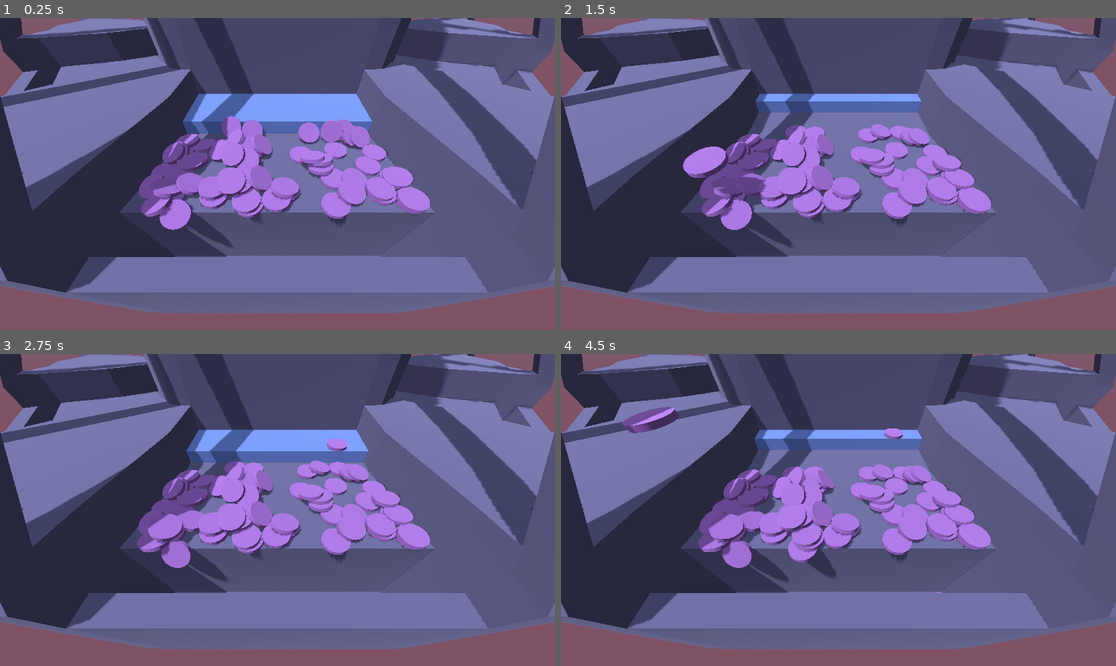
Above: before the commit, frames 1-4 (two rows, left to right).
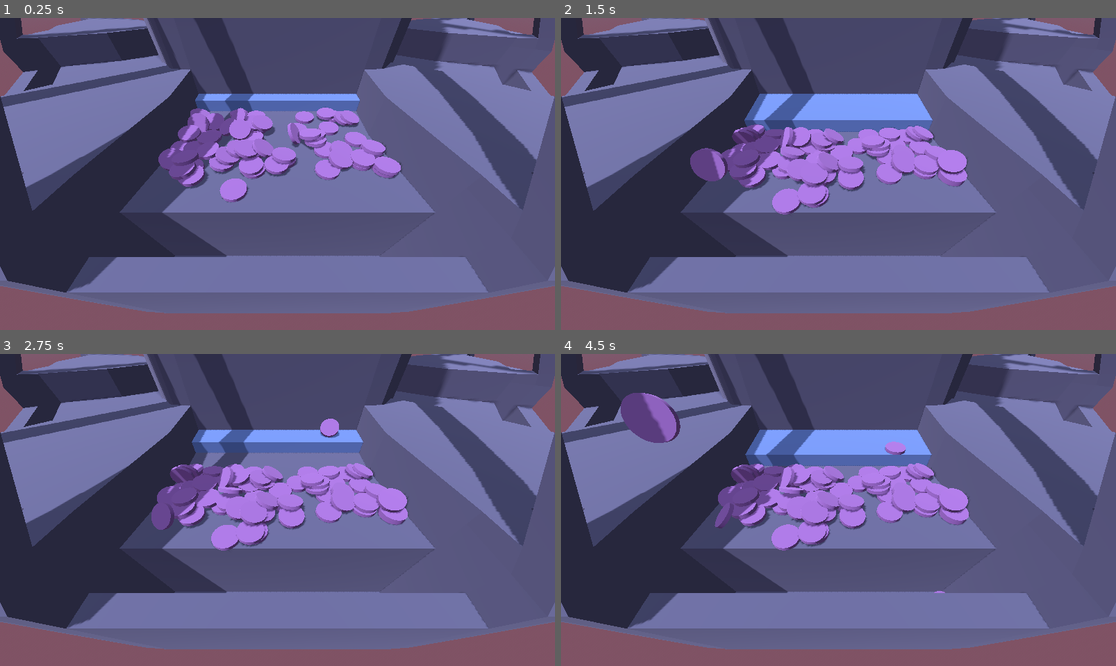
Above: after the commit, the same moments.

Repository: kennethbchen/Coin-Pusher-Game
Game: Godot game, scene res://Game.tscn
The game is run twice, just before and just after one commit, with the same random seed, the same clock (stepped at 60 frames per second) and the same inputs.
Inputs (mouse positions are in pixels of both pictures, inside the frame that each line leads up to):
- Up to frame 1 (0.25 s): no input
- Up to frame 2 (1.5 s): move the mouse to (960, 158) at 0.52 s; press the mouse at (960, 158) at 0.53 s; move the mouse to (727, 189) at 1.27 s; release the mouse at (727, 189) at 1.28 s; click (727, 189) at 1.35 s
- Up to frame 3 (2.75 s): move the mouse to (333, 441) at 2.02 s; press the mouse at (333, 441) at 2.03 s
- Up to frame 4 (4.5 s): move the mouse to (810, 572) at 2.77 s; release the mouse at (810, 572) at 2.78 s; click (810, 572) at 2.85 s; move the mouse to (1005, 556) at 3.52 s; press the mouse at (1005, 556) at 3.53 s; move the mouse to (672, 463) at 4.27 s; release the mouse at (672, 463) at 4.28 s; click (672, 463) at 4.35 s

The runs differ from the first frame. In frame 1, 12% of the frame differs, in the area x 25-78%, y 24-74%; in frame 2, 12%; in frame 3, 10%; in frame 4, 12%, in the area x 10-78%, y 12-77%.

Commit message:
Added editor visual for pusher

Diff:
--- a/Game.tscn
+++ b/Game.tscn
@@ -56,6 +56,11 @@
 script = ExtResource("1_ppn4k")
 token_scene = ExtResource("1_flwpa")
 
+[node name="SpawnPoints" type="Node3D" parent="."]
+
+[node name="Marker3D" type="Marker3D" parent="SpawnPoints"]
+transform = Transform3D(1, 0, 0, 0, 1, 0, 0, 0, 1, 3.25351, 1.82104, -10.9418)
+
 [node name="Env" type="Node" parent="."]
 
 [node name="WorldEnvironment" type="WorldEnvironment" parent="Env"]
@@ -80,7 +85,7 @@
 shape = SubResource("WorldBoundaryShape3D_5vig4")
 
 [node name="SpawnArea" type="CollisionShape3D" parent="."]
-transform = Transform3D(1, 0, 0, 0, 1, 0, 0, 0, 1, 0, 0.799474, -15.1753)
+transform = Transform3D(1, 0, 0, 0, 1, 0, 0, 0, 1, 0, 1.11078, -13.4664)
 shape = SubResource("BoxShape3D_ss8l5")
 disabled = true
 script = ExtResource("3_ly35t")
@@ -93,9 +98,9 @@
 material_override = ExtResource("6_iueic")
 
 [node name="Pusher" type="AnimatableBody3D" parent="Table"]
-transform = Transform3D(1, 0, 0, 0, 1, 0, 0, 0, 1, 0, 0.156359, -10.3774)
+transform = Transform3D(1, 0, 0, 0, 1, 0, 0, 0, 1, 0, 0.156, -8.277)
 script = ExtResource("3_usv3y")
-push_direction = Vector3(0, 0, 1)
+push_direction = Vector3(0, 0, -1)
 push_distance = 2.1
 push_frequency = 2.0
 metadata/_edit_group_ = true
@@ -106,6 +111,14 @@
 
 [node name="CollisionShape3D" type="CollisionShape3D" parent="Table/Pusher"]
 shape = SubResource("BoxShape3D_lwvvu")
+
+[node name="HintOffset" type="Marker3D" parent="Table/Pusher"]
+transform = Transform3D(1, 0, 0, 0, 1, 0, 0, 0, 1, 0, 0, -2.50326)
+gizmo_extents = 0.0
+
+[node name="PushHint" type="Marker3D" parent="Table/Pusher/HintOffset"]
+transform = Transform3D(2.169, 0, 0, 0, 0.001, 0, 0, 0, 0.001, 0, 0, -2.1)
+gizmo_extents = 2.3
 
 [node name="Colliders" type="Node3D" parent="Table"]
 transform = Transform3D(1, 0, 0, 0, 1, 0, 0, 0, 1, 0, 0, -7.43038)
@@ -156,10 +169,11 @@
 metadata/_edit_group_ = true
 
 [node name="CollisionShape3D" type="CollisionShape3D" parent="Table/Colliders/Back"]
+transform = Transform3D(1, 0, 0, 0, 1, 0, 0, 0, 1, 0, 4.29095, 0)
 shape = SubResource("WorldBoundaryShape3D_egkv5")
 
 [node name="Roof" type="StaticBody3D" parent="Table/Colliders"]
-transform = Transform3D(1, 0, 0, 0, 1, 0, 0, 0, 1, -0.415768, 9.09039, -3.30989)
+transform = Transform3D(1, 0, 0, 0, 1, 0, 0, 0, 1, 0, 9.09, -3.31)
 metadata/_edit_group_ = true
 
 [node name="CollisionShape3D" type="CollisionShape3D" parent="Table/Colliders/Roof"]
--- a/Scripts/Game.gd
+++ b/Scripts/Game.gd
@@ -8,7 +8,6 @@
 var cast_to = null
 
 # --- Temp Stuff ----
-
 @onready var spawn_area: = $SpawnArea as BoxArea
 
 # Called when the node enters the scene tree for the first time.
@@ -18,6 +17,7 @@
 	for i in range(0, 60):
 		var token = _create_token()
 		token.position = spawn_area.get_random_point()
+
 
 func _unhandled_input(event):
 
@@ -38,11 +38,12 @@
 
 			var token = _create_token()
 			token.position = result.position + Vector3(0, 2, 0)
+			token.rotation.x = 90
 
 		cast_from = null
 		cast_to = null
 
-func _create_token():
+func _create_token() -> Token:
 	var token = token_scene.instantiate()
 	token_parent.add_child(token)
 	return token
--- a/Scripts/Pusher.gd
+++ b/Scripts/Pusher.gd
@@ -1,9 +1,13 @@
+@tool
+
 extends AnimatableBody3D
 
 @export var enabled: = true
 @export var push_direction: Vector3
 @export var push_distance: float = 1
 @export var push_frequency: float = 1
+
+@onready var push_hint: Marker3D = $HintOffset/PushHint
 
 var _init_position: Vector3
 
@@ -17,8 +21,15 @@
 # Called every frame. 'delta' is the elapsed time since the previous frame.
 func _physics_process(delta):
 
-	var weight = (-cos( (Time.get_ticks_msec() / 1000.0) * push_frequency) + 1) / 2
-	position = lerp(_init_position, _init_position + (push_direction * push_distance), weight)
+	if Engine.is_editor_hint():
+		push_hint.position = push_direction * push_distance
+
+	if not Engine.is_editor_hint():
+		if enabled:
+			var weight = (-cos( ( (Time.get_ticks_msec() / 1000.0))  * push_frequency) + 1) / 2
+			position = lerp(_init_position, _init_position + (push_direction * push_distance), weight)
+
+
 
 func _process(delta):
 	pass
